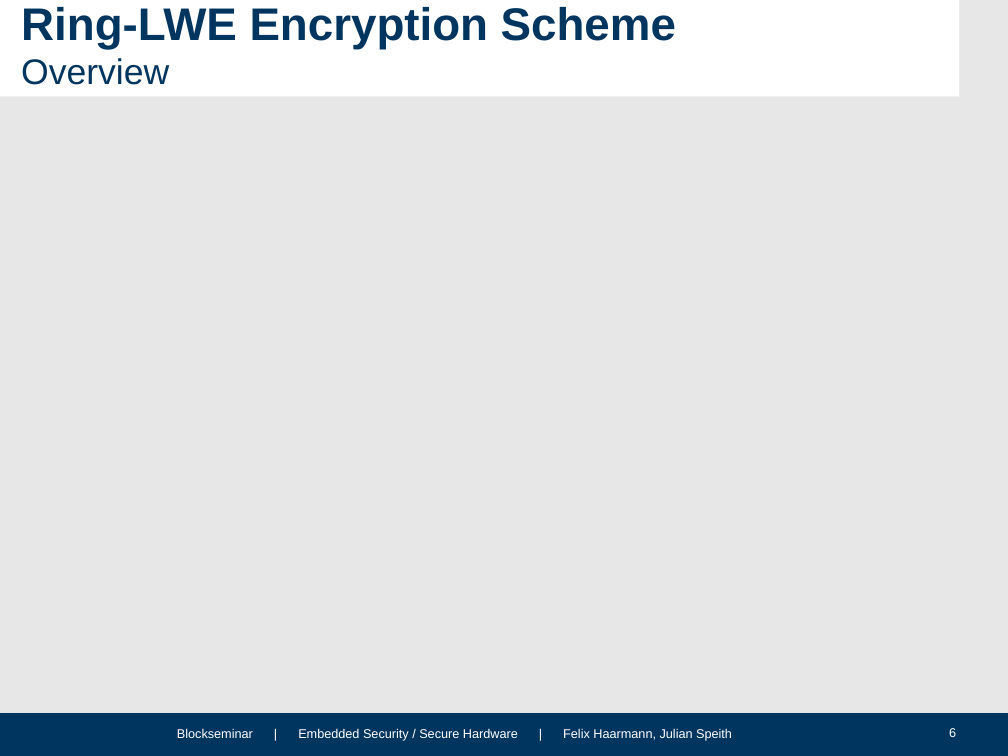
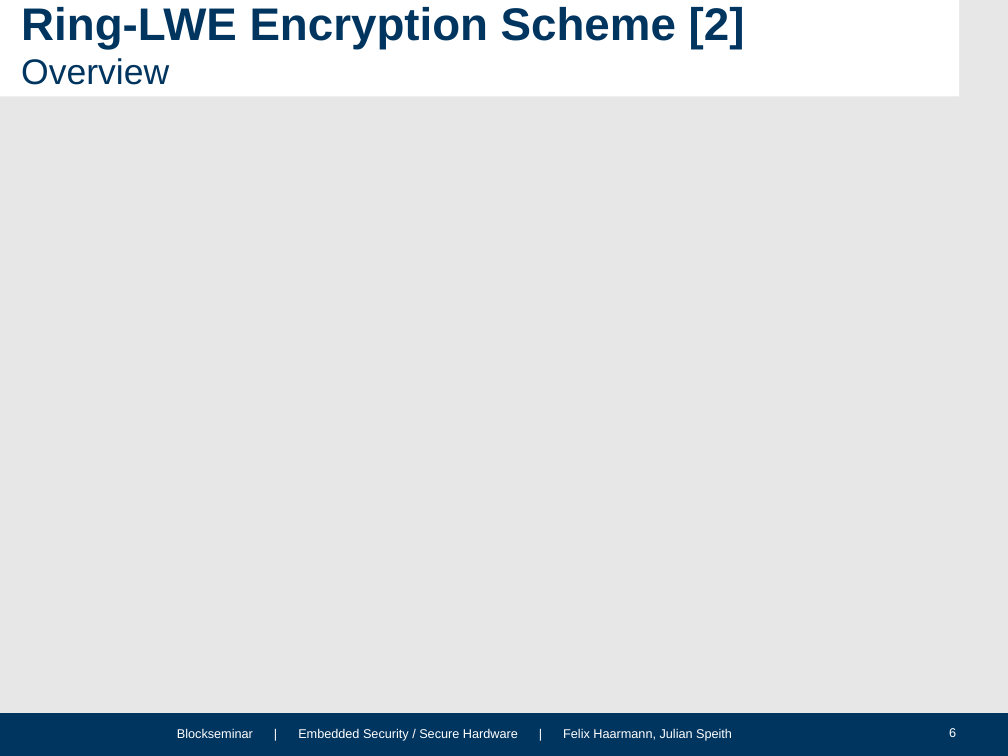
Before and after one commit to HFelixA/emsecseminar, a slide deck: slide 6 of presentation/Julian.pptx. Drawn at 1008x756 pixels with LibreOffice and Linux fonts; fonts in the diff are those of the drawing; grey boxes stand for pictures; background and template pictures are left out. Boxes give left, top, right and bottom in pixels: in the first picture for what was removed or moved away, otherwise in the second. Text is boxed around its words. In the diff, an @@ line names an element or a change of style, - is before the commit and + after.

```diff
--- a/presentation/Julian.pptx
+++ b/presentation/Julian.pptx
@@ title at box(21, 7, 745, 85): text changed @@
-Ring-LWE Encryption Scheme
-Overview
+Ring-LWE Encryption Scheme [2]
+Overview
```
Also in this commit, not shown: 5 other slides changed, 1 other file.
